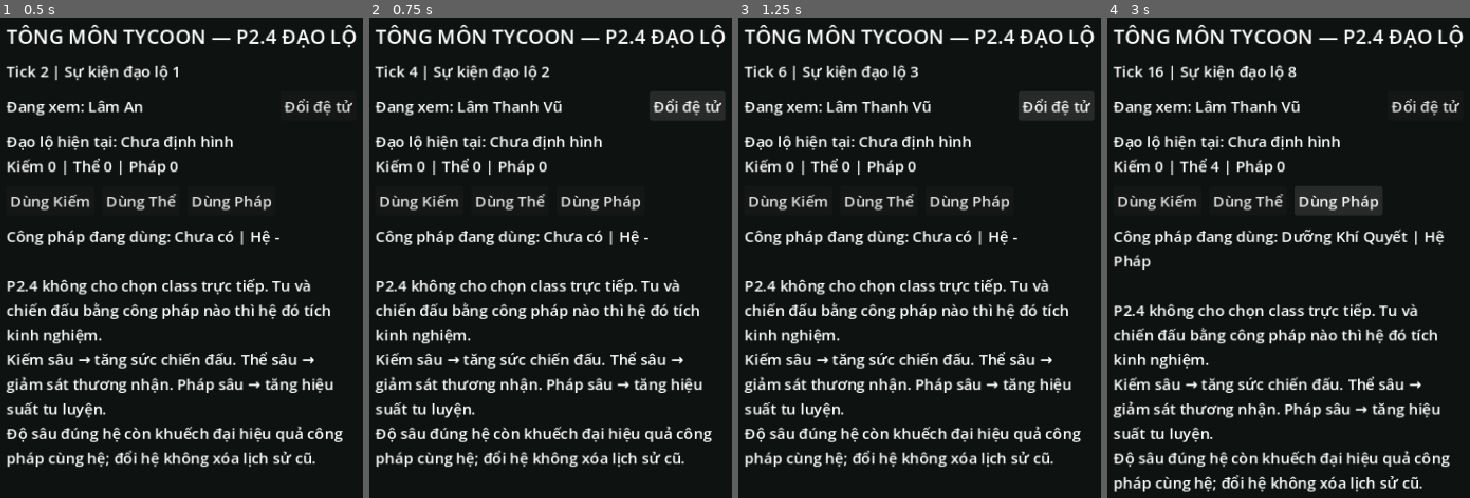
Above: before the commit, frames 1-4 (left to right).
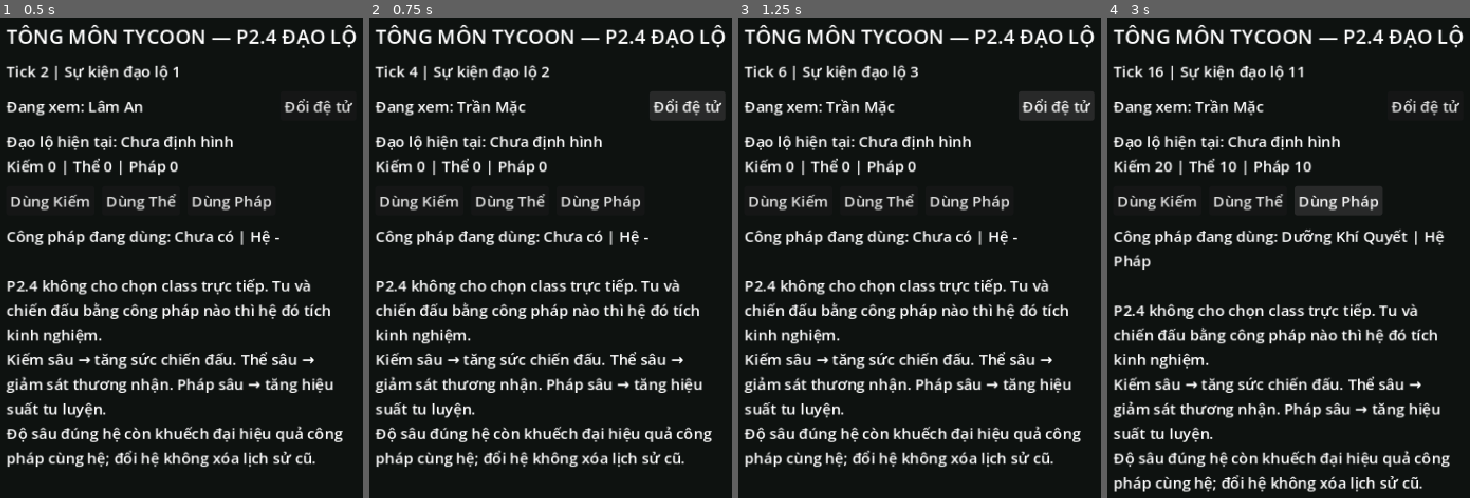
Above: after the commit, the same moments.

Repository: vuanhtuan161094-byte/TongMonBaDao
Game: Godot game, scene res://scenes/p2/p2_4_cultivation_paths.tscn
Same seed, same stepped clock (60 frames per second), same inputs: the game is played once before the commit and once after it. This scene is started directly instead of the project's main scene.
Inputs:
- Up to frame 1 (0.5 s): no input
- Up to frame 2 (0.75 s): click "Đổi đệ tử" at 0.5 s
- Up to frame 3 (1.25 s): no input
- Up to frame 4 (3 s): click "Dùng Kiếm" at 1.25 s; click "Dùng Thể" at 2 s; click "Dùng Pháp" at 2.75 s

Frame 1 is identical in both runs. In frame 2, 0.4% of the frame differs, in the area x 24-54%, y 16-21%; in frame 3, 0.4%; in frame 4, 1.3%, in the area x 13-57%, y 10-33%.

Commit message:
feat: persist P2.7 sect workforce state

Diff:
--- a/godot/src/simulation/state/sect_state.gd
+++ b/godot/src/simulation/state/sect_state.gd
@@ -60,6 +60,13 @@
 var equipment_forge_index: int = 0
 var equipment_event_count: int = 0
 var equipment_policy: StringName = &"balanced"
+
+# P2.7 disciple workforce/schedule/group policy.
+var workforce_enabled: bool = false
+var work_policy: StringName = &"balanced"
+var work_groups: Dictionary = {}
+var forge_support_points: int = 0
+var workforce_event_count: int = 0
 
 func to_dict() -> Dictionary:
     var data := {
@@ -102,6 +109,12 @@
         data["equipment_forge_index"] = equipment_forge_index
         data["equipment_event_count"] = equipment_event_count
         data["equipment_policy"] = str(equipment_policy)
+    if workforce_enabled or workforce_event_count > 0 or forge_support_points > 0 or not work_groups.is_empty():
+        data["workforce_enabled"] = workforce_enabled
+        data["work_policy"] = str(work_policy)
+        data["work_groups"] = work_groups.duplicate(true)
+        data["forge_support_points"] = forge_support_points
+        data["workforce_event_count"] = workforce_event_count
     return data
 
 static func from_dict(data: Dictionary) -> SectState:
@@ -138,6 +151,11 @@
     state.equipment_forge_index = maxi(int(data.get("equipment_forge_index", 0)), 0)
     state.equipment_event_count = maxi(int(data.get("equipment_event_count", 0)), 0)
     state.equipment_policy = StringName(data.get("equipment_policy", "balanced"))
+    state.workforce_enabled = bool(data.get("workforce_enabled", false))
+    state.work_policy = StringName(data.get("work_policy", "balanced"))
+    state.work_groups = _work_group_dictionary(data.get("work_groups", {}))
+    state.forge_support_points = maxi(int(data.get("forge_support_points", 0)), 0)
+    state.workforce_event_count = maxi(int(data.get("workforce_event_count", 0)), 0)
 
     var saved_stats = data.get("needs_stats", {})
     if saved_stats is Dictionary:
@@ -201,3 +219,26 @@
     for key in keys:
         normalized[str(key)] = float(value[key])
     return normalized
+
+static func _work_group_dictionary(value: Variant) -> Dictionary:
+    var normalized: Dictionary = {}
+    if not (value is Dictionary):
+        return normalized
+    var keys: Array = value.keys()
+    keys.sort()
+    for raw_key in keys:
+        var raw_group = value[raw_key]
+        if not (raw_group is Dictionary):
+            continue
+        var priorities: Dictionary = {}
+        var raw_priorities = raw_group.get("priorities", {})
+        if raw_priorities is Dictionary:
+            var priority_keys: Array = raw_priorities.keys()
+            priority_keys.sort()
+            for priority_key in priority_keys:
+                priorities[str(priority_key)] = clampi(int(raw_priorities[priority_key]), 0, 4)
+        normalized[str(raw_key)] = {
+            "name": str(raw_group.get("name", raw_key)),
+            "priorities": priorities
+        }
+    return normalized
